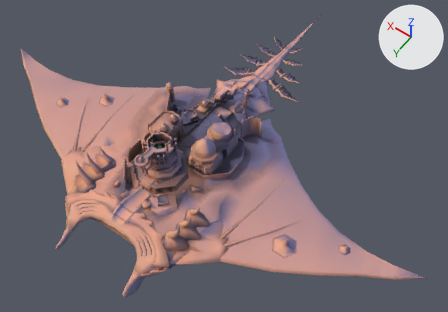
Two versions of the glTF model Project/area/4 levitated ruin/act 1/environment/model/Rukh5.gltf, one commit apart.
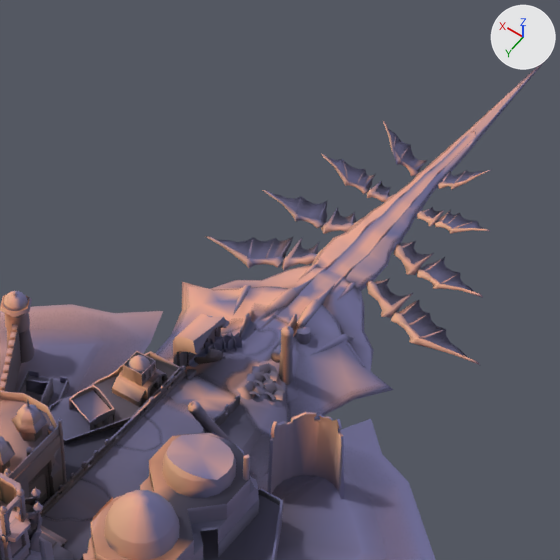
Each version is shown whole from a 50 mm camera at (21.0, 1605.0, 403.0) aimed at (229.0, 1314.0, -56.0), then close up on the part from 37% to 72% of the width and 0% to 51% of the height. Every picture has the same lights, and +X, +Y and +Z are marked at upper right. Vertices at the same position are counted once.

In view in the first close-up: 'Wings05Mesh', 'stg060_a25_Mesh_0004', 'stg060_a25_Mesh_0011', 'stg060_a25_Mesh_0011.001', 'stg060_o25_Mesh_0021', 'stg060_o25_Mesh_0028', 'stg060_o25_Mesh_0030', 'stg060_o25_Mesh_0033', 'stg060_o25_Mesh_0037', 'stg060_o25_Mesh_0078', 'stg060_o25_Mesh_0081', 'stg060_o35_Mesh_0003'.
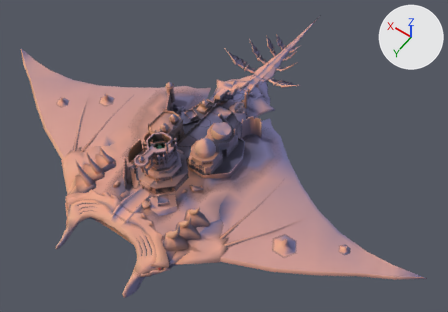
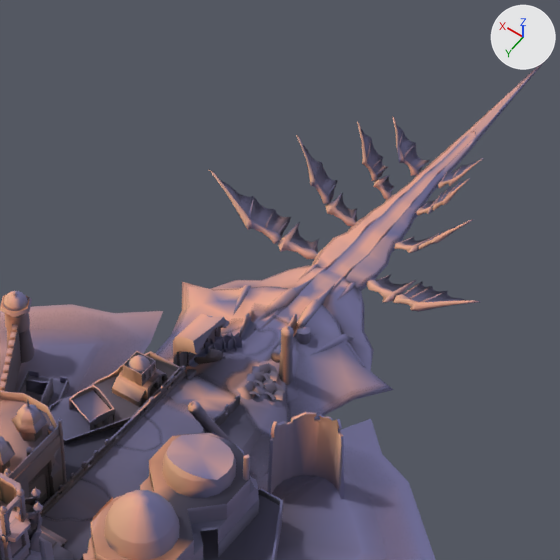
Location of each change, [x1, y1, x2, y2] in pixels of the close-ups (560 x 560 px; the box of a moved part takes in the faces that stretch with it):
'Wings05Mesh', reshaped (20% shorter): before [205, 120, 491, 365]; after [209, 116, 484, 312]
part 1 of me_wings05mesh, moved or reshaped: before [438, 170, 491, 190]; after [438, 158, 484, 188]
part 2 of me_wings05mesh, moved or reshaped: before [444, 170, 483, 183]; after [443, 162, 476, 181]
part 3 of me_wings05mesh, moved or reshaped: before [394, 244, 434, 275]; after [394, 236, 433, 253]
part 4 of me_wings05mesh, moved or reshaped: before [399, 241, 430, 264]; after [403, 237, 428, 246]
part 5 of me_wings05mesh, moved or reshaped: before [417, 269, 483, 298]; after [418, 219, 474, 249]
part 6 of me_wings05mesh, moved or reshaped: before [421, 257, 473, 291]; after [429, 226, 455, 241]
part 7 of me_wings05mesh, moved or reshaped: before [367, 181, 390, 202]; after [374, 175, 391, 199]
part 8 of me_wings05mesh, moved or reshaped: before [376, 182, 391, 196]; after [382, 177, 394, 194]
part 9 of me_wings05mesh, moved or reshaped: before [321, 154, 369, 194]; after [357, 122, 378, 181]
part 10 of me_wings05mesh, moved or reshaped: before [327, 157, 375, 189]; after [361, 129, 388, 178]
part 11 of me_wings05mesh, moved or reshaped: before [205, 120, 490, 271]; after [209, 116, 470, 259]
part 12 of me_wings05mesh, moved or reshaped: before [366, 278, 480, 365]; after [366, 275, 480, 312]

Edits to the bpy script that builds the scene:
```text
Change me_wings05mesh:
    used by ob_wings05mesh; location = (0.0, 0.0, 0.0)
    remove me_wings05mesh.from_pydata(...)  # 1628 vertices, 2348 faces; spans x 202.4..296.8, y 1167.2..1226.9, z -51.8..-28.4
    add me_wings05mesh.from_pydata(...)  # 1628 vertices, 2348 faces; spans x 204.7..295.2, y 1167.3..1227.3, z -40.7..-18.7
    me_wings05mesh part 1: the loose piece of 47 vertices spanning x 231.4..246.7, y 1169.8..1176.5, z -40.2..-28.6 is multiplied about its middle by the matrix ((0.976, -0.051, 0.21), (0.039, 0.997, 0.063), (-0.213, -0.053, 0.976)), then moved by (1.4, 0.1, 1.5)
    me_wings05mesh part 2: the loose piece of 26 vertices spanning x 233.2..246.2, y 1167.2..1175.0, z -39.6..-29.9 is multiplied about its middle by the matrix ((0.976, -0.051, 0.21), (0.039, 0.997, 0.063), (-0.213, -0.053, 0.976)), then moved by (1.4, 0.1, 1.5)
    me_wings05mesh part 3: the loose piece of 45 vertices spanning x 233.5..243.8, y 1196.4..1207.1, z -43.8..-39.8 is multiplied about its middle by the matrix ((0.733, 0.085, 0.675), (0.152, 0.946, -0.285), (-0.664, 0.311, 0.68)), then moved by (0.1, -0.3, 3.9)
    me_wings05mesh part 4: the loose piece of 14 vertices spanning x 234.1..243.0, y 1196.6..1204.4, z -43.4..-40.1 is multiplied about its middle by the matrix ((0.733, 0.085, 0.675), (0.152, 0.946, -0.285), (-0.664, 0.311, 0.68)), then moved by (0.1, -0.2, 3.6)
    me_wings05mesh part 5: the loose piece of 43 vertices spanning x 212.2..234.6, y 1202.7..1207.8, z -43.6..-40.7 is multiplied about its middle by the matrix ((0.733, 0.085, 0.675), (0.152, 0.947, -0.285), (-0.664, 0.311, 0.68)), then moved by (4.3, -2.7, 15.3)
    me_wings05mesh part 6: the loose piece of 22 vertices spanning x 214.5..234.0, y 1196.2..1206.5, z -43.2..-40.9 is multiplied about its middle by the matrix ((0.733, 0.085, 0.675), (0.152, 0.947, -0.285), (-0.664, 0.311, 0.68)), then moved by (3.8, -2.3, 13.5)
    me_wings05mesh part 7: the loose piece of 45 vertices spanning x 254.4..261.6, y 1181.9..1190.3, z -40.7..-38.8 is multiplied about its middle by the matrix ((0.792, 0.026, -0.61), (-0.166, 0.971, -0.174), (0.587, 0.24, 0.773)), then moved by (-0.9, -0.6, 1.8)
    me_wings05mesh part 8: the loose piece of 13 vertices spanning x 255.2..260.7, y 1182.3..1188.2, z -40.2..-39.2 is multiplied about its middle by the matrix ((0.792, 0.026, -0.61), (-0.166, 0.971, -0.174), (0.587, 0.24, 0.773)), then moved by (-0.9, -0.6, 1.6)
    me_wings05mesh part 9: the loose piece of 43 vertices spanning x 261.1..278.7, y 1187.0..1191.1, z -40.0..-33.8 is multiplied about its middle by the matrix ((0.792, 0.026, -0.61), (-0.166, 0.971, -0.174), (0.587, 0.24, 0.773)), then moved by (-5.0, -3.2, 8.9)
    me_wings05mesh part 10: the loose piece of 24 vertices spanning x 261.7..277.2, y 1182.0..1190.0, z -39.5..-34.3 is multiplied about its middle by the matrix ((0.792, 0.026, -0.61), (-0.166, 0.971, -0.174), (0.587, 0.24, 0.773)), then moved by (-5.0, -3.0, 7.9)
    me_wings05mesh part 11: 889 of 1628 vertices moved; they spanned x 221.2..296.8, y 1167.2..1226.5, z -51.8..-28.4 and now span x 230.5..295.2, y 1167.3..1227.3, z -40.7..-18.7; mean shift (-0.1, -0.6, 6.6); largest move (296.8, 1220.6, -51.8) -> (295.2, 1221.0, -24.2)
    me_wings05mesh part 12: all 238 vertices in x 202.4..242.1, y 1211.2..1226.9, z -48.4..-39.3 are multiplied about their middle by the matrix ((0.821, 0.044, 0.57), (0.005, 0.996, -0.084), (-0.571, 0.072, 0.818)), then moved by (1.4, 0.2, 11.8)
```
